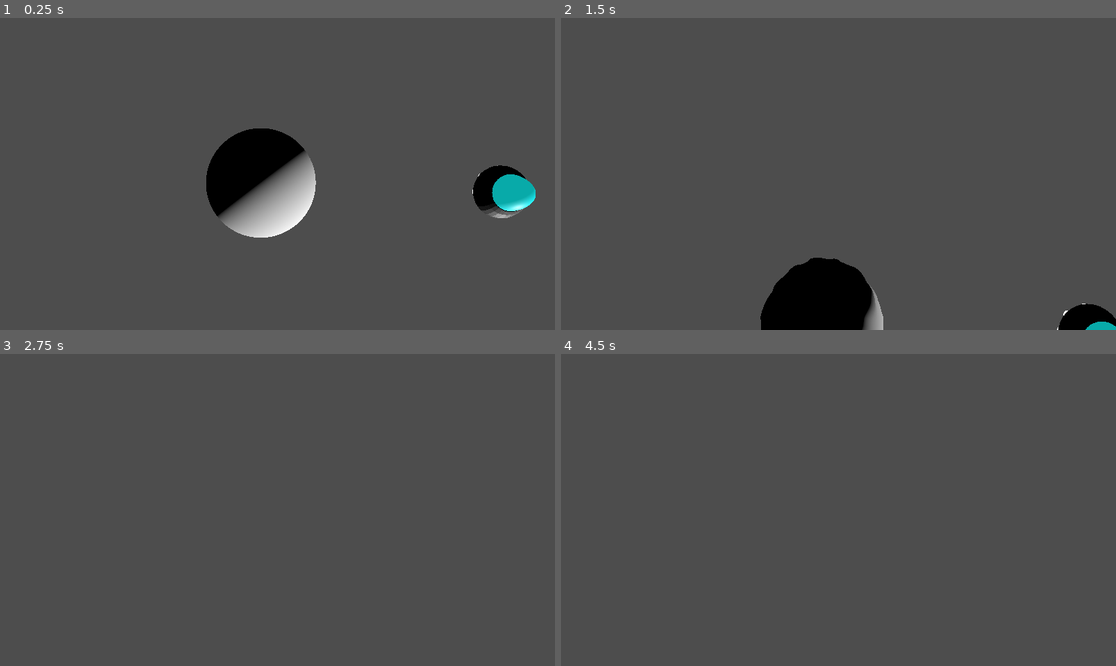
Above: before the commit, frames 1-4 (two rows, left to right).
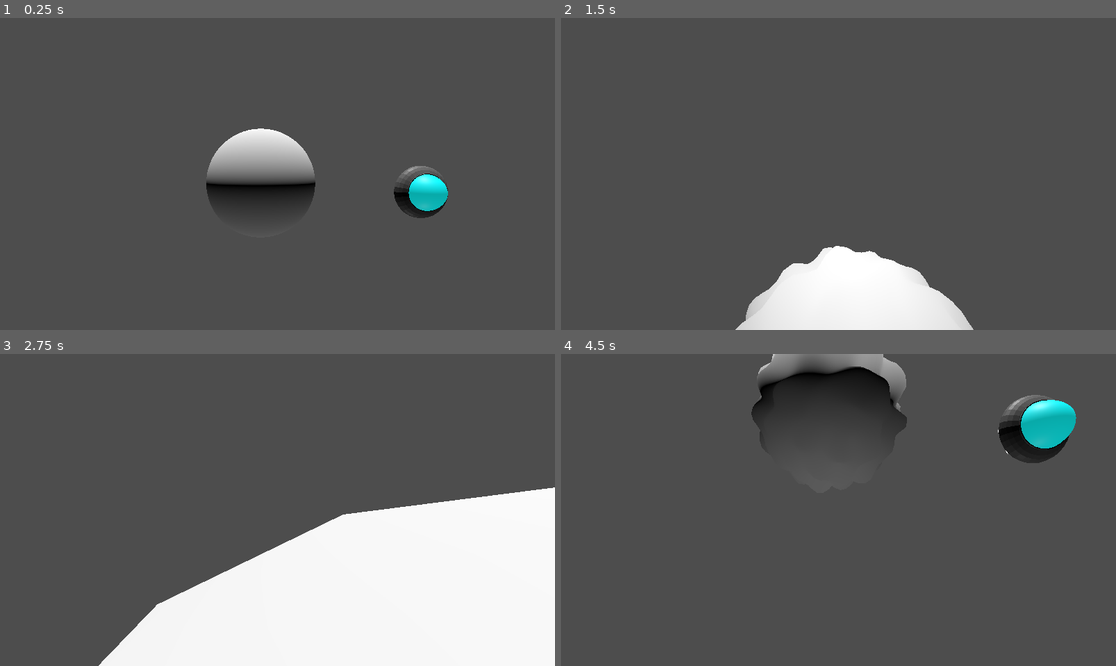
Above: after the commit, the same moments.

Repository: Routund/Earth_shakers
Game: Godot game, scene res://Scenes/test.tscn
Same seed, same stepped clock (60 frames per second), same inputs: the game is played once before the commit and once after it.
Inputs (mouse positions are in pixels of both pictures, inside the frame that each line leads up to):
- Up to frame 1 (0.25 s): no input
- Up to frame 2 (1.5 s): move the mouse to (866, 174) at 0.52 s; hold Up (up) from 0.53 s (still down); tap Space (jump) at 0.6, 0.77, 1.07, 1.35 s; move the mouse to (810, 174) at 1.27 s
- Up to frame 3 (2.75 s): keep holding Up (up); tap Space (jump) at 1.52, 1.82, 2.1 s; move the mouse to (288, 503) at 2.02 s
- Up to frame 4 (4.5 s): keep holding Up (up); move the mouse to (832, 516) at 2.77 s; tap Space (jump) at 2.85, 3.02, 3.32, 3.6, 3.77, 4.07, 4.35 s; tap Enter at 3.5 s; move the mouse to (877, 513) at 3.52 s; move the mouse to (794, 506) at 4.27 s

The runs differ from the first frame. In frame 1, 7.5% of the frame differs, in the area x 37-97%, y 35-71%; in frame 2, 8.3%; in frame 3, 33%, in the area x 17-100%, y 42-100%; in frame 4, 6.7%.

Commit message:
Added jumping and collision to planet

Diff:
--- a/Scenes/test.tscn
+++ b/Scenes/test.tscn
@@ -25,7 +25,11 @@
 [node name="Node3D" type="Node3D"]
 
 [node name="DirectionalLight3D" type="DirectionalLight3D" parent="."]
-transform = Transform3D(0.796952, 0, 0.604043, 0, 1, 0, -0.604043, 0, 0.796952, 16.9971, -9.53674e-07, 15.8772)
+transform = Transform3D(-1, 0, -8.74228e-08, 0, 1, 0, 8.74228e-08, 0, -1, 16.9971, -9.53674e-07, 15.8772)
+
+[node name="DirectionalLight3D2" type="DirectionalLight3D" parent="."]
+transform = Transform3D(1, 0, 0, 0, 1, 0, 0, 0, 1, 0.623209, 3.4577, -0.33631)
+light_energy = 0.1
 
 [node name="MeshInstance3D3" type="MeshInstance3D" parent="."]
 visible = false
@@ -39,7 +43,7 @@
 script = ExtResource("3_08ukf")
 
 [node name="UFO" parent="." instance=ExtResource("4_luwtk")]
-transform = Transform3D(1, 0, 0, 0, 1, 0, 0, 0, 1, 9.00284, -4.76837e-07, 0.359719)
+transform = Transform3D(1, 0, 0, 0, 1, 0, 0, 0, 1, 6.04159, -4.76837e-07, 0.359719)
 
 [node name="player" parent="." instance=ExtResource("4_n1flc")]
 transform = Transform3D(1, 0, 0, 0, 1, 0, 0, 0, 1, 0.623209, 3.4577, -0.33631)
--- a/Scripts/Gravity.gd
+++ b/Scripts/Gravity.gd
@@ -4,11 +4,12 @@
 const dampening : float = 2.0;
 const phase_shift : float = PI/4.0;
 const frequency : float = 15.0;
-const height : float = 0.1;
-const radius : float = 1.5;
+const height : float = 0.09;
+const radius : float = 2.0;
 
 var impact_points = []
 var k = 0
+var index = 0
 
 # Called when the node enters the scene tree for the first time.
 func _ready() -> void:
@@ -20,13 +21,11 @@
 	pass
 
 func gravitate(position : Vector3):
-	var gravity_magnitude = 1.0
+	var gravity_magnitude = 5.0
 	var target_position : Vector3 = position.normalized() * (position.length() - gravity_magnitude)
-	target_position = check_ground(target_position)
-
 	return [position - target_position,target_position]
 
-func check_ground(place : Vector3) -> Vector3:
+func check_ground(place : Vector3):
 
 	var vec_normal : Vector3 = place.normalized()
 	var additive : float = 0
@@ -40,7 +39,6 @@
 	var place_dist = place.length()
 
 	if dist_from_center > place_dist:
-		print("stopped %f" % k)
-		return vec_normal * (radius + additive)
+		return [vec_normal * (radius + additive),true]
 	else:
-		return place
+		return [vec_normal * (radius + additive),false]
--- a/Shaders/planet_wave.gdshader
+++ b/Shaders/planet_wave.gdshader
@@ -8,7 +8,7 @@
 const float dampening = 2.0;
 const float phase_shift = PI/4.0;
 const float frequency = 15.0;
-const float height = 0.05;
+const float height = 0.09;
 
 
 void vertex() {
--- a/player.gd
+++ b/player.gd
@@ -2,11 +2,16 @@
 
 
 const SPEED = 5.0
-const JUMP_VELOCITY = 4.5
 const SENS = 0.005
+
+var gravitational_velocity : Vector3 = Vector3(0,0,0)
+var jump_velocity : Vector3 = Vector3(0,0,0)
 
 @onready var head = $head
 @onready var camera = $head/Camera3D
+
+var grounded : bool = false
+var perpendicular_movement : Vector3 = Vector3(0,0,0)
 
 func _ready():
 	Input.set_mouse_mode(Input.MOUSE_MODE_CAPTURED)
@@ -17,16 +22,27 @@
 		#camera.rotate_x(-event.relative.y * SENS)
 		#camera.rotation.x = clamp(camera.rotation.x, deg_to_rad(-85), deg_to_rad(85))
 		#
+
 func _physics_process(delta: float) -> void:
 	# Add the gravity.
-	if not is_on_floor():
+	if !grounded:
 		var accel = Gravity.gravitate(position)
-		velocity = -accel[0] * delta * 50
-		$RayCast3D.target_position = accel[1] - position
+		gravitational_velocity += -accel[0] * delta * 1
+		var ground_result = Gravity.check_ground(position + velocity * delta)
+		if ground_result[1]:
+			gravitational_velocity = Vector3.ZERO
+			position = ground_result[0]
+			grounded = true
+			jump_velocity = Vector3(0,0,0)
+			velocity = Vector3.ZERO
+		$RayCast3D.target_position = gravitational_velocity *delta
+	else:
+		position = Gravity.check_ground(position + velocity*delta)[0]
+		print(position)
+		$RayCast3D.target_position = gravitational_velocity * delta
 
 	# Handle jump.
-	if Input.is_action_just_pressed("jump") and is_on_floor():
-		velocity += JUMP_VELOCITY* position.normalized()
+
 	if Input.is_action_just_pressed("ui_cancel"):
 		Input.set_mouse_mode(Input.MOUSE_MODE_VISIBLE)
 
@@ -35,10 +51,16 @@
 	var input_dir := Input.get_vector("left", "right", "up", "down")
 	var direction := (transform.basis * Vector3(input_dir.x, 0, input_dir.y)).normalized()
 	if direction:
-		velocity.x = direction.x * SPEED
-		velocity.z = direction.z * SPEED
+		perpendicular_movement.x = direction.x * SPEED
+		perpendicular_movement.z = direction.z * SPEED
 	else:
-		velocity.x += move_toward(velocity.x, 0, SPEED)
-		velocity.z += move_toward(velocity.z, 0, SPEED)
+		perpendicular_movement.x = move_toward(perpendicular_movement.x, 0, SPEED)
+		perpendicular_movement.z = move_toward(perpendicular_movement.z, 0, SPEED)
 
+	if Input.is_action_just_pressed("jump") and grounded:
+		jump_velocity += position.normalized() * 5
+		print("Jumped")
+		grounded = false
 	move_and_slide()
+
+	velocity = perpendicular_movement + gravitational_velocity + jump_velocity
